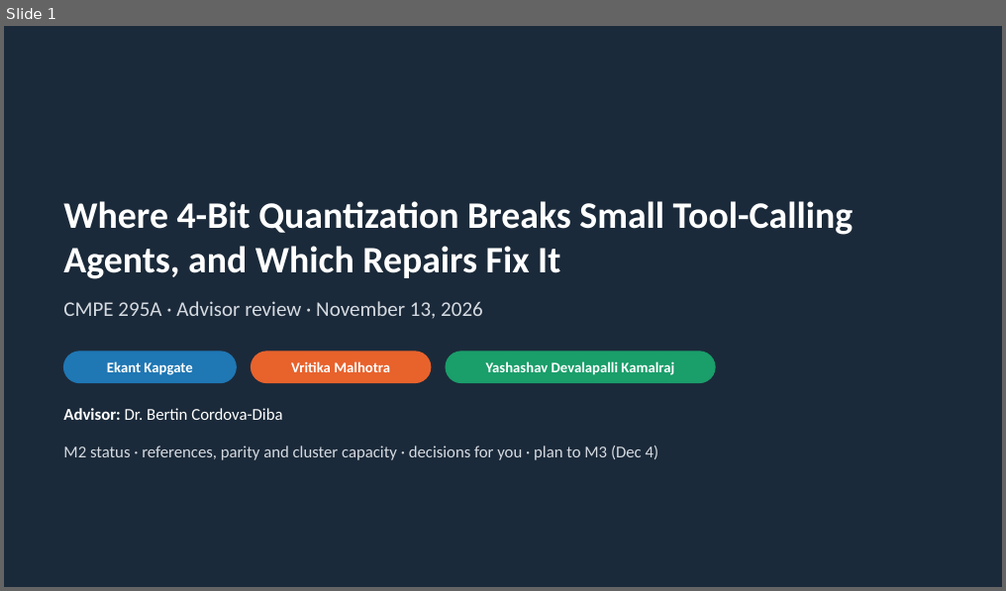
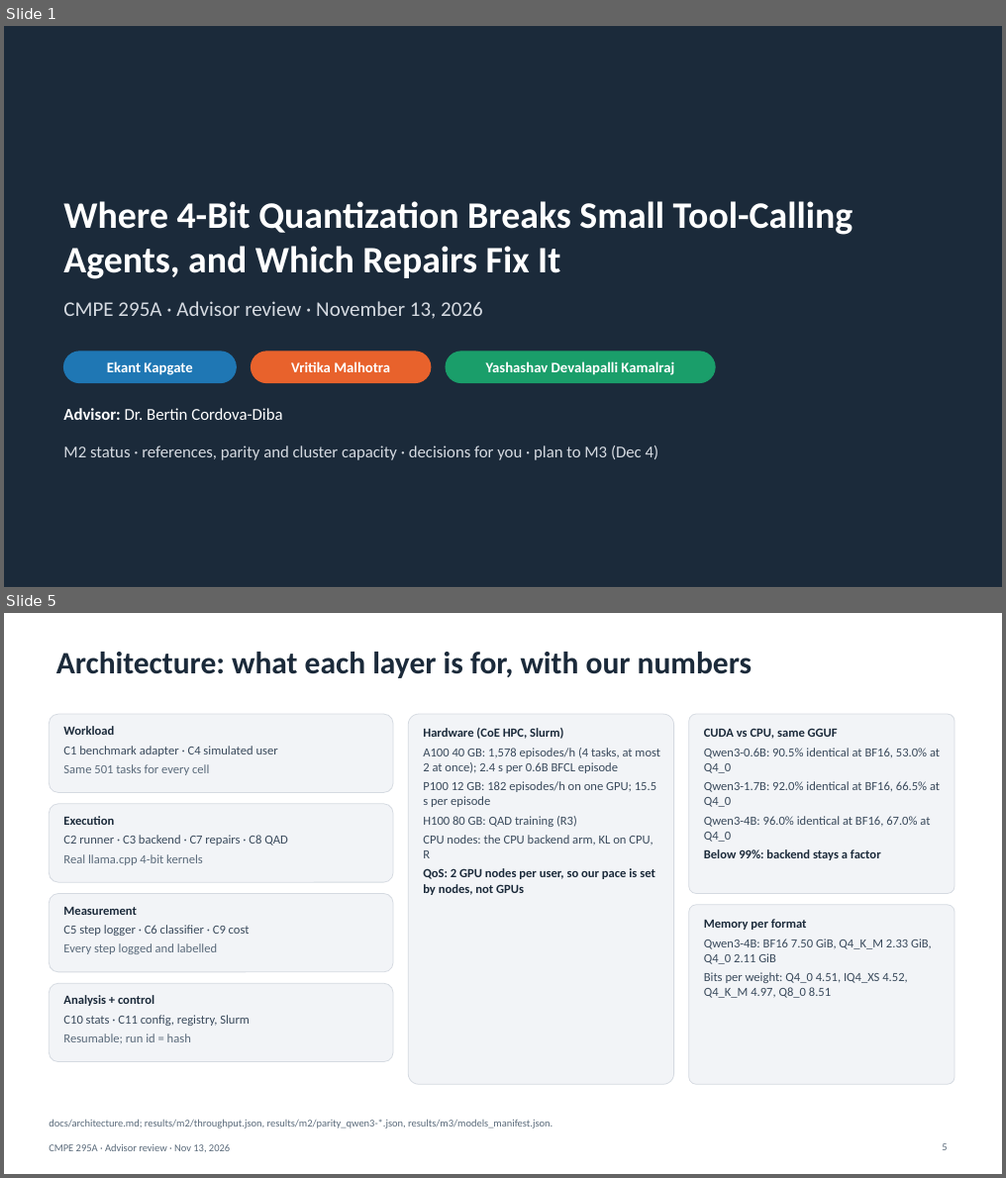
Before and after one commit to VritikaMalhotra/CMPE_295A, a slide deck: presentation/CMPE295A_Advisor_Review_Slides_2026-11-13.pptx. Shown one above the other, each under a label of ours: slide 1 before the commit, slides 1 and 5 after it; the slides between them are not shown. The pictures are 1006x591 and 1006x1178 pixels, drawn with LibreOffice and Linux fonts; fonts in the diff are those of the drawing. Boxes give left, top, right and bottom in pixels: in the first picture for what was removed or moved away, otherwise in the second. Text is boxed around its words. In the diff, an @@ line names an element or a change of style, - is before the commit and + after.

Commit message:
Deck frozen (content): Nov 13 advisor review, pptx and PDF
Built from week a0d2d93 with run_status 12:28 (content freeze moved up
from 16:00). 22 slides; validate.py passes; all pages rendered and
viewed; every line that differs from the audited Nov 11 22:00 text is
checked against its JSON or log source. Only counts change after this
(16:45 refresh).

WB2 owner: Yashashav (M3 prep, deck). Run by Yashashav.

```diff
--- a/presentation/CMPE295A_Advisor_Review_Slides_2026-11-13.pptx
+++ b/presentation/CMPE295A_Advisor_Review_Slides_2026-11-13.pptx
@@ slide 5 added at [4,613,1002,1174], background #FFFFFF @@
@@ title added at [56,652,751,678], 30 pt, text #1B2A3A, bold @@
+Architecture: what each layer is for, with our numbers
@@ rounded rectangle added at [49,714,393,792], fill #F2F4F7, outline #D5DAE1 0.75 pt @@
@@ text added at [63,726,278,775], 12 pt, text #3A4A5C @@
+Workload
+C1 benchmark adapter · C4 simulated user
+Same 501 tasks for every cell
@@ rounded rectangle added at [408,714,674,1084], fill #F2F4F7, outline #D5DAE1 0.75 pt @@
@@ text added at [423,728,660,895], 12 pt, text #3A4A5C @@
+Hardware (CoE HPC, Slurm)
+A100 40 GB: 1,578 episodes/h (4 tasks, at most 2 at once); 2.4 s per 0.6B BFCL episode
+P100 12 GB: 182 episodes/h on one GPU; 15.5 s per episode
+H100 80 GB: QAD training (R3)
+CPU nodes: the CPU backend arm, KL on CPU, R
+QoS: 2 GPU nodes per user, so our pace is set by nodes, not GPUs
@@ rounded rectangle added at [689,714,954,894], fill #F2F4F7, outline #D5DAE1 0.75 pt @@
@@ text added at [704,728,940,861], 12 pt, text #3A4A5C @@
+CUDA vs CPU, same GGUF
+Qwen3-0.6B: 90.5% identical at BF16, 53.0% at Q4_0
+Qwen3-1.7B: 92.0% identical at BF16, 66.5% at Q4_0
+Qwen3-4B: 96.0% identical at BF16, 67.0% at Q4_0
+Below 99%: backend stays a factor
@@ rounded rectangle added at [49,804,393,882], fill #F2F4F7, outline #D5DAE1 0.75 pt @@
@@ text added at [63,816,287,865], 12 pt, text #3A4A5C @@
+Execution
+C2 runner · C3 backend · C7 repairs · C8 QAD
+Real llama.cpp 4-bit kernels
@@ rounded rectangle added at [49,894,393,972], fill #F2F4F7, outline #D5DAE1 0.75 pt @@
@@ text added at [63,907,250,955], 12 pt, text #3A4A5C @@
+Measurement
+C5 step logger · C6 classifier · C9 cost
+Every step logged and labelled
@@ rounded rectangle added at [689,905,954,1084], fill #F2F4F7, outline #D5DAE1 0.75 pt @@
@@ text added at [704,919,932,998], 12 pt, text #3A4A5C @@
+Memory per format
+Qwen3-4B: BF16 7.50 GiB, Q4_K_M 2.33 GiB, Q4_0 2.11 GiB
+Bits per weight: Q4_0 4.51, IQ4_XS 4.52, Q4_K_M 4.97, Q8_0 8.51
@@ rounded rectangle added at [49,983,393,1062], fill #F2F4F7, outline #D5DAE1 0.75 pt @@
@@ text added at [63,995,250,1044], 12 pt, text #3A4A5C @@
+Analysis + control
+C10 stats · C11 config, registry, Slurm
+Resumable; run id = hash
@@ text added at [49,1145,230,1153], 10 pt, text #5B6B7B @@
+CMPE 295A · Advisor review · Nov 13, 2026
@@ text added at [49,1119,552,1129], 10 pt, text #5B6B7B @@
+docs/architecture.md; results/m2/throughput.json, results/m2/parity_qwen3-*.json, results/m3/models_manifest.json.
@@ page number added at [942,1144,946,1151], 10 pt, text #5B6B7B @@
+5
```
Also in this commit, not shown: 6 slides changed, 9 other slides added, 1 slide removed, 1 other file.
